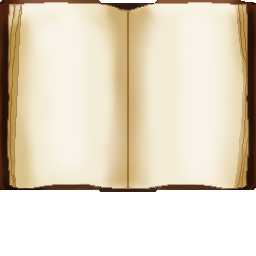
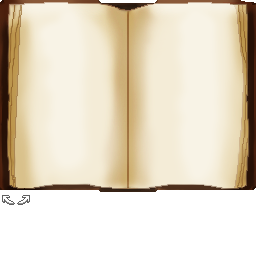
The second 256 x 256 image is a revision of the first. Changes to its layers:
added layer "arrow_l" above "arrow_r" over [2, 195, 15, 205]
added layer "arrow_r" above "book" over [17, 195, 30, 205]
